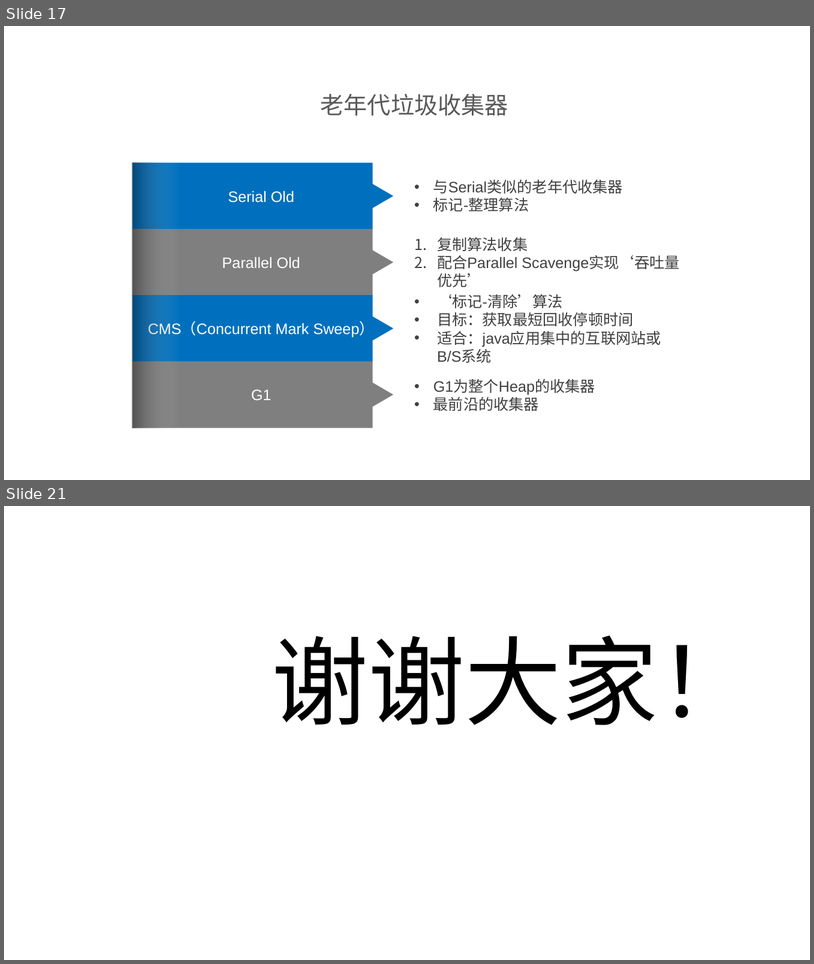
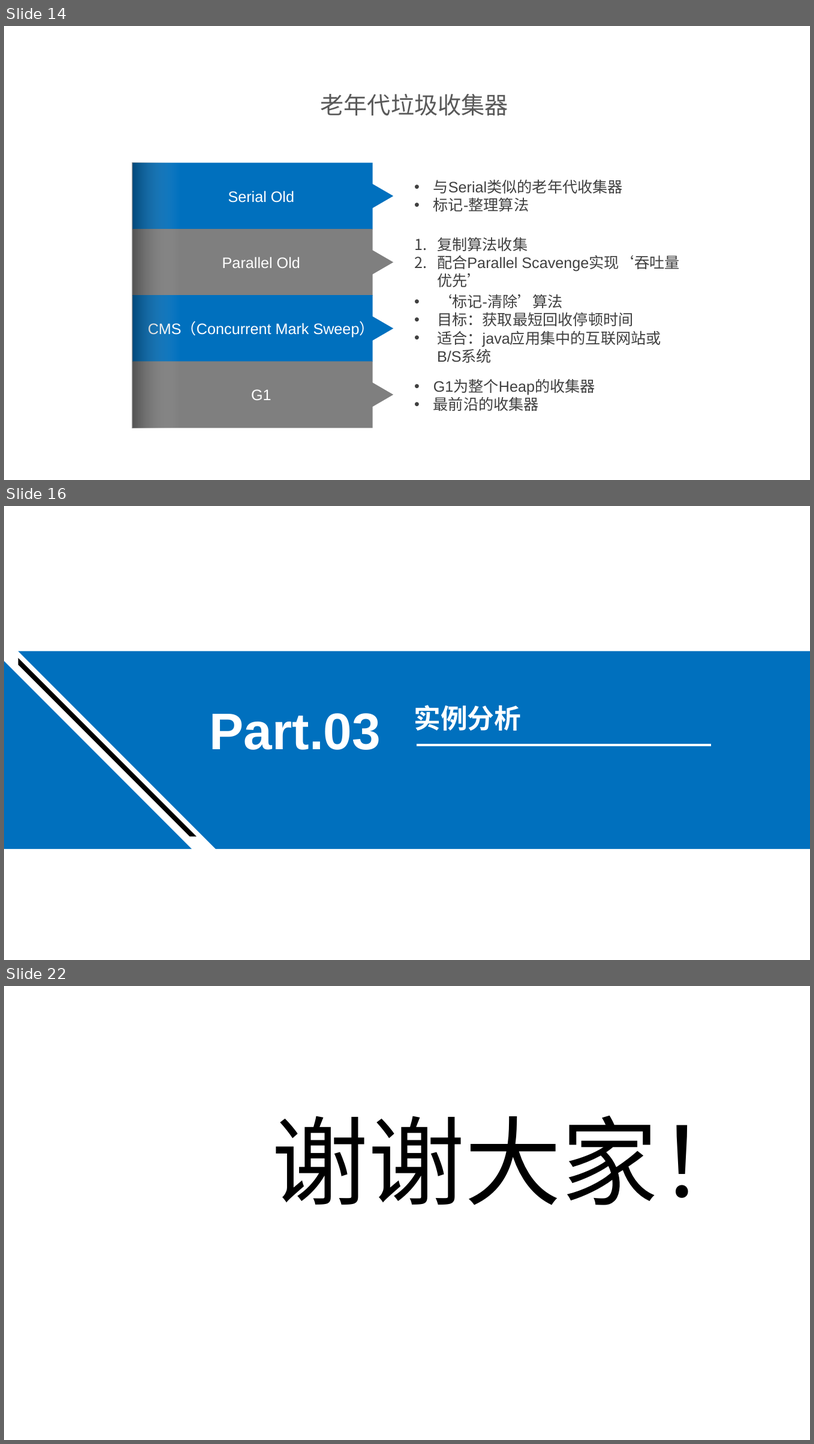
Before and after one commit to frinder6/my.doc, a slide deck: 深入理解Java虚拟机.pptx. Shown one above the other, each under a label of ours: slides 17 and 21 before the commit, slides 14, 16 and 22 after it; the slides between them are not shown. The pictures are 814x964 and 814x1444 pixels, drawn with LibreOffice and Linux fonts; fonts in the diff are those of the drawing; background and template pictures are left out. Boxes give left, top, right and bottom in pixels: in the first picture for what was removed or moved away, otherwise in the second. Text is boxed around its words. In the diff, an @@ line names an element or a change of style, - is before the commit and + after.

```diff
--- a/深入理解Java虚拟机.pptx
+++ b/深入理解Java虚拟机.pptx
@@ slide 16 added at <box>4,506,810,960</box>, background #FFFFFF @@
@@ text added at <box>210,713,381,750</box>, 61.2 pt, text #FFFFFF, bold @@
+Part.03
@@ title added at <box>414,705,521,730</box>, 32 pt, text #FFFFFF, bold @@
+实例分析
@@ group added at <box>4,651,810,849</box>: 2 freeform shapes, 1 right triangle, 1 line @@
@@ what was slide 17 is now slide 14 @@
@@ what was slide 21 is now slide 22 @@
```
Also in this commit, not shown: 1 slide changed, 7 other slides added, 7 slides removed, 1 other file.
